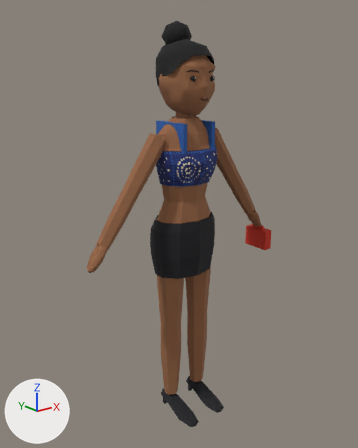
The glTF model apps/client/public/assets/shared/chr/chr_body_slim-short.glb: old version first, new version second.
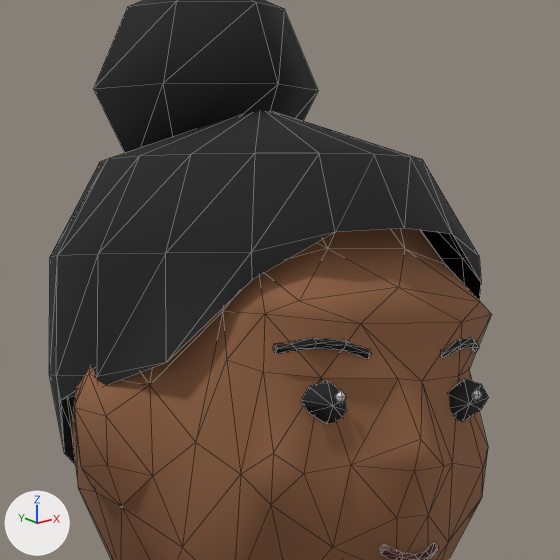
Each version is shown whole from a camera (50 mm lens) standing at (-1.279, -1.514, 0.669) and looking at (-0.032, 0.045, 0.046), then close up on the part from 42% to 63% of the width and 5% to 22% of the height. Lighting does not change. The marker at lower left points along +X, +Y and +Z. The first two pictures are the older version. The close-ups show mesh edges as thin lines. Vertices at exactly the same position are counted once.

In view in the first close-up: 'body'.
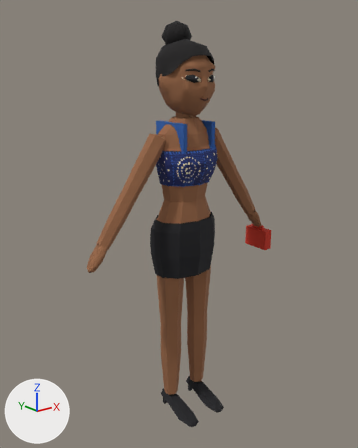
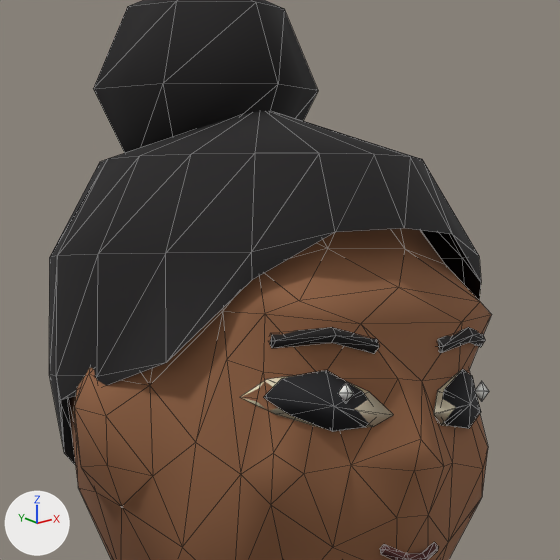
Location of each change, (x1, y1, x2, y2) in pixels of the close-ups (560 x 560 px; the box of a moved part takes in the faces that stretch with it):
part 1 of me_body, added: after (264, 370, 369, 432)
part 2 of me_body, added: after (442, 369, 481, 429)
part 3 of me_body, moved or reshaped: before (274, 337, 489, 560); after (240, 327, 489, 560)

The change, as a diff of the scene's bpy script:
```diff
--- a/apps/client/public/assets/shared/chr/chr_body_slim-short.glb.py
+++ b/apps/client/public/assets/shared/chr/chr_body_slim-short.glb.py
@@ me_body @@
 # used by ob_body; location = (0.0, 0.0, 0.0)
-me_body.from_pydata(...)  # 830 vertices, 1414 faces; spans x -0.47..0.47, y -0.14..0.15, z -0.83..0.84
+me_body.from_pydata(...)  # 838 vertices, 1422 faces; spans x -0.47..0.47, y -0.14..0.15, z -0.83..0.84
+# me_body part 1: the loose piece of 10 vertices spanning x -0.07..-0.04, y -0.08..-0.07, z 0.62..0.64 is copied, and the copy is multiplied about its middle by the matrix ((1.458, 0.657, 0.063), (-0.657, 1.431, 0.282), (0.059, -0.283, 1.574)); it spans x -0.08..-0.03, y -0.08..-0.05, z 0.62..0.65
+# me_body part 2: the loose piece of 10 vertices spanning x 0.02..0.05, y -0.08..-0.07, z 0.62..0.64 is copied, and the copy is multiplied about its middle by the matrix ((1.458, -0.657, -0.063), (0.657, 1.431, 0.282), (-0.059, -0.283, 1.574)); it spans x 0.01..0.06, y -0.08..-0.05, z 0.62..0.65
+# me_body part 3
+# 43 vertices are removed from x -0.08..0.05, y -0.09..-0.06, z 0.55..0.66
+# 129 faces are deleted
+# 6 vertices move within x -0.06..0.04, y -0.09..-0.07, z 0.56..0.66
+# 31 vertices are added at x -0.09..0.07, y -0.09..-0.04, z 0.56..0.67
+# 105 new faces join them, mat_body
 me_body.materials.append(mat_body)
```
